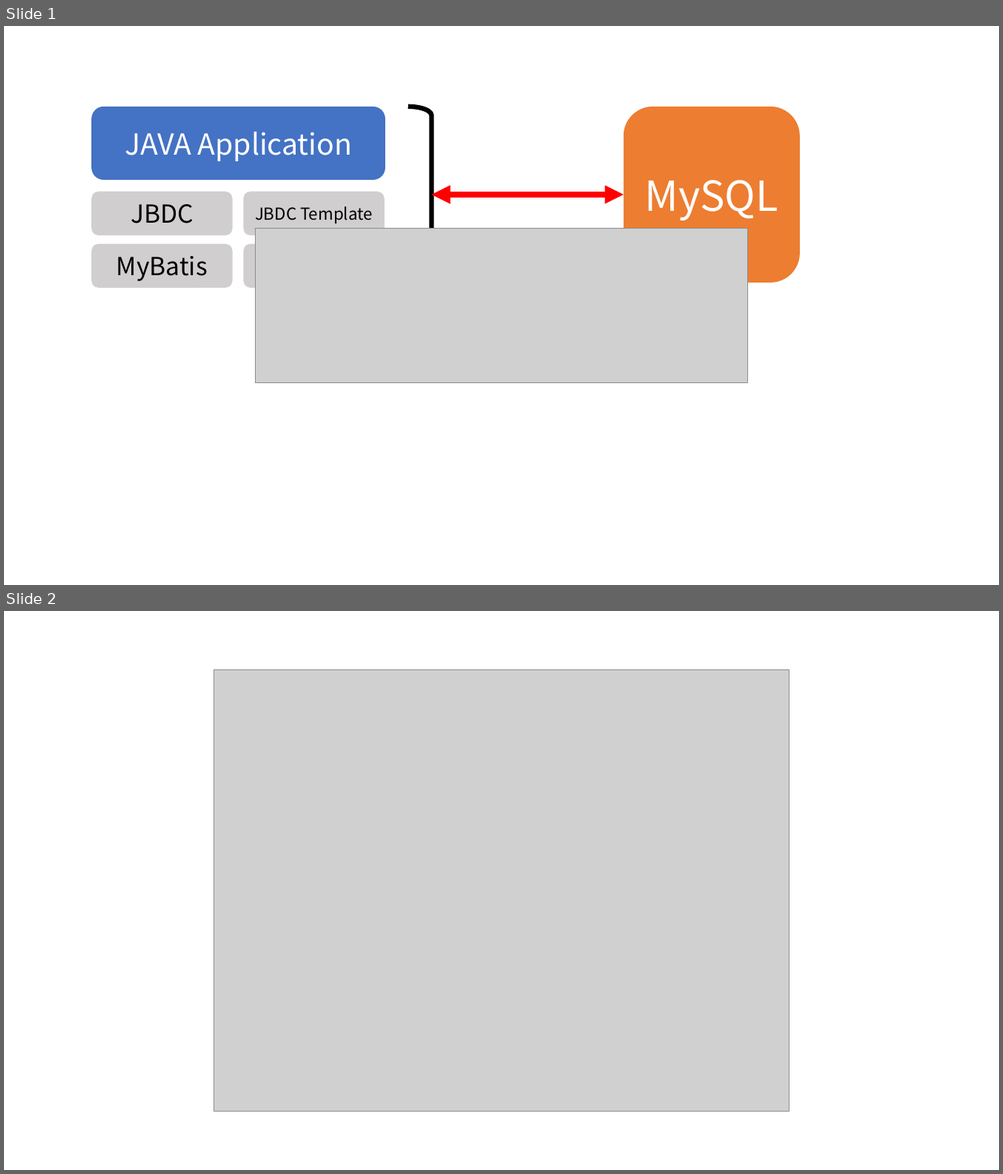
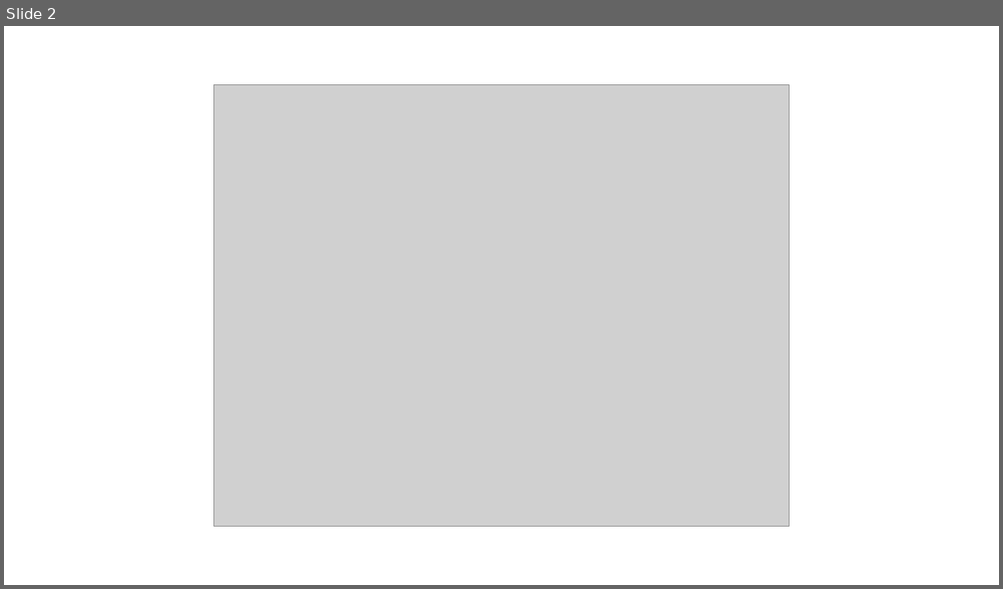
Before and after one commit to ho8566z/daily_log, a slide deck: notion/create_notion_img.pptx. Shown one above the other, each under a label of ours: slides 1 and 2 before the commit, slide 2 after it. The pictures are 1003x1174 and 1003x589 pixels, drawn with LibreOffice and Linux fonts; fonts in the diff are those of the drawing; grey boxes stand for pictures. Boxes give left, top, right and bottom in pixels: in the first picture for what was removed or moved away, otherwise in the second. Text is boxed around its words. In the diff, an @@ line names an element or a change of style, - is before the commit and + after.

```diff
--- a/notion/create_notion_img.pptx
+++ b/notion/create_notion_img.pptx
@@ slide 1 removed at (4,26,999,585), background #FFFFFF @@
@@ group removed at (91,107,800,288): 6 rounded rectangles, 1 right bracket, 1 double arrow @@
-JAVA Application
-MySQL
-JBDC
-JBDC Template
-MyBatis
@@ picture removed at (256,228,747,383) @@
```
Also in this commit, not shown: 1 slide added, 34 other files.
